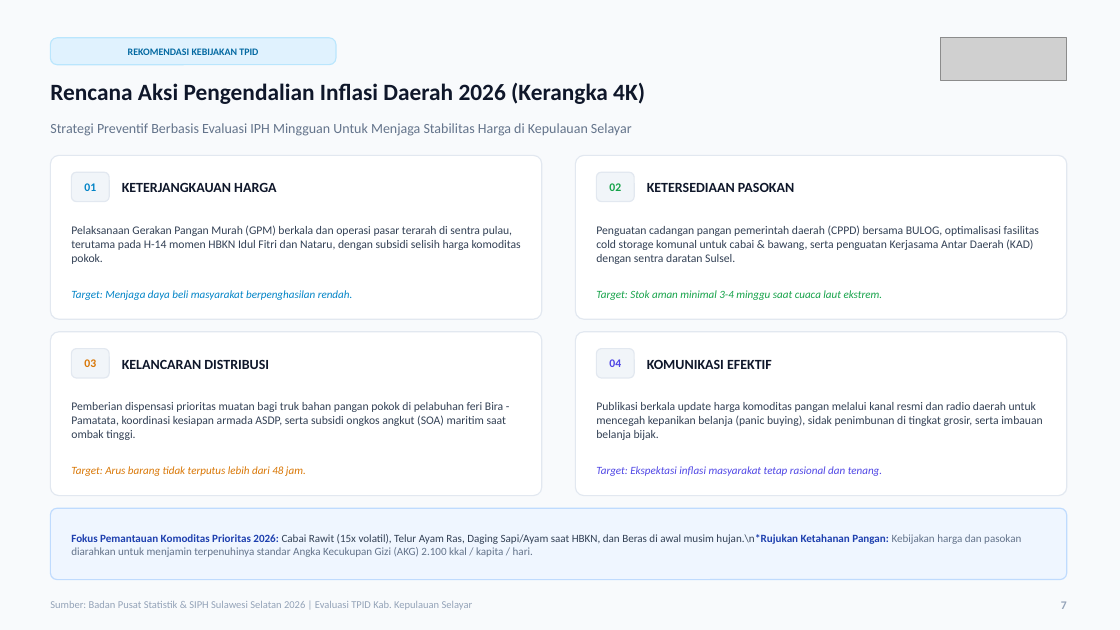
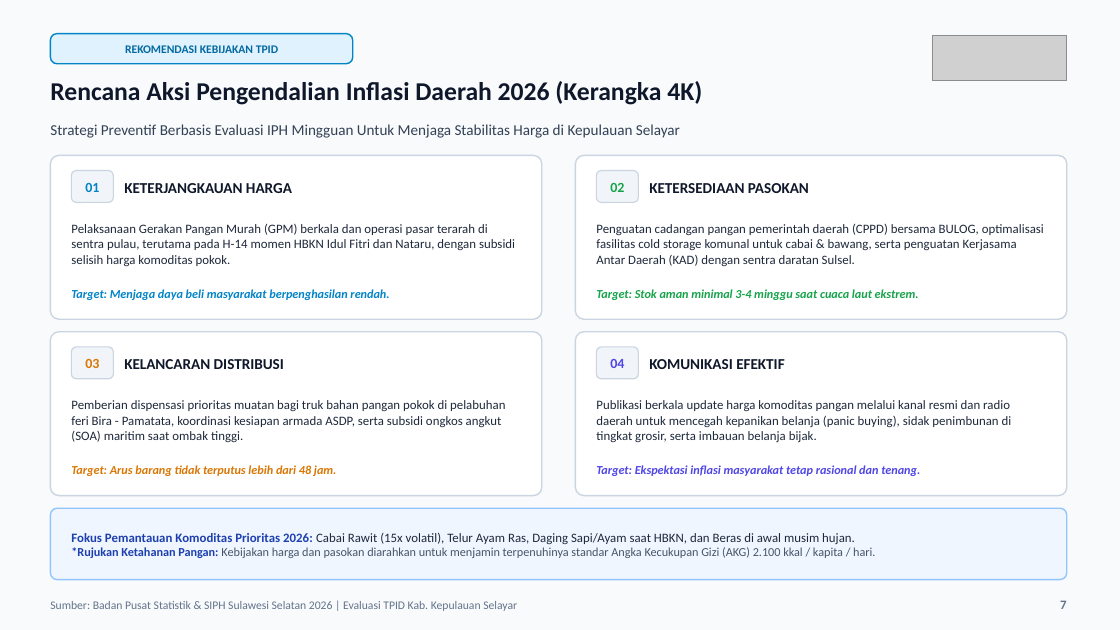
Before and after one commit to ridsonap/siph, a slide deck: slide 7 of Materi IPH.pptx. Drawn at 1120x630 pixels with LibreOffice and Linux fonts; fonts in the diff are those of the drawing; grey boxes stand for pictures. Boxes give left, top, right and bottom in pixels: in the first picture for what was removed or moved away, otherwise in the second. Text is boxed around its words. In the diff, an @@ line names an element or a change of style, - is before the commit and + after.

```diff
--- a/Materi IPH.pptx
+++ b/Materi IPH.pptx
@@ text "REKOMENDASI KEBIJAKAN TPID" at (125, 45, 278, 53): size 8.5 to 10 pt @@
@@ rounded rectangle: place and size @@
-rounded rectangle at (50, 38, 336, 65)
+rounded rectangle at (50, 34, 353, 64)
@@ rounded rectangle at (50, 34, 353, 64): outline #BAE6FD 1 pt to #0284C7 1.2 pt; proportions changed @@
@@ picture: place and size @@
-picture at (941, 38, 1067, 81)
+picture at (933, 35, 1067, 81)
@@ text "Rencana Aksi Pengendalian Inflasi Daerah ..." at (50, 81, 702, 105): size 20 to 22 pt @@
@@ text "Strategi Preventif Berbasis Evaluasi IPH ..." at (50, 124, 680, 138): size 12 to 13 pt, text colour #64748B to #334155 @@
@@ rounded rectangle: place and size @@
-rounded rectangle at (71, 172, 109, 202)
+rounded rectangle at (71, 171, 113, 202)
@@ rounded rectangle: place and size @@
-rounded rectangle at (597, 172, 634, 202)
+rounded rectangle at (597, 171, 639, 202)
@@ rounded rectangle: place and size @@
-rounded rectangle at (71, 349, 109, 378)
+rounded rectangle at (71, 347, 113, 379)
@@ outline #E2E8F0 1 pt to #CBD5E1 1.2 pt in 4 elements at (50, 155, 542, 319), (576, 155, 1067, 319), (50, 332, 542, 496), (576, 332, 1067, 496) @@
@@ size 10 to 12 pt in 4 elements at (85, 183, 99, 192), (610, 183, 624, 192), (85, 359, 99, 368), (610, 359, 624, 368) @@
@@ outline #E2E8F0 1 pt to #CBD5E1 1 pt; proportions changed in 4 elements at (71, 171, 113, 202), (597, 171, 639, 202), (71, 347, 113, 379), (597, 347, 639, 379) @@
@@ rounded rectangle: place and size @@
-rounded rectangle at (597, 349, 634, 378)
+rounded rectangle at (597, 347, 639, 379)
@@ size 12 to 13 pt in 4 elements at (124, 183, 292, 193), (649, 183, 809, 193), (124, 359, 284, 369), (649, 359, 784, 369) @@
@@ size 10 to 11 pt, text colour #334155 to #1E293B in 4 elements at (71, 224, 515, 266), (596, 224, 1044, 266), (71, 400, 505, 442), (596, 400, 1012, 442) @@
@@ size 9.5 to 10.5 pt, bold on in 4 elements at (71, 289, 389, 300), (596, 289, 919, 300), (71, 465, 337, 476), (596, 465, 920, 476) @@
@@ rounded rectangle at (50, 508, 1067, 580): outline #BFDBFE 1 pt to #93C5FD 1.2 pt @@
@@ text at (71, 533, 875, 558): text changed; size 9.5 to 10.5 pt; text colour #64748B to #475569 @@
-Fokus Pemantauan Komoditas Prioritas 2026: Cabai Rawit (15x volatil), Telur Ayam Ras, Daging Sapi/Ayam saat HBKN, dan Beras di awal musim hujan.\n*Rujukan Ketahanan Pangan: Kebijakan harga dan pasokan diarahkan untuk menjamin terpenuhinya standar Angka Kecukupan Gizi (AKG) 2.100 kkal / kapita / hari.
+Fokus Pemantauan Komoditas Prioritas 2026: Cabai Rawit (15x volatil), Telur Ayam Ras, Daging Sapi/Ayam saat HBKN, dan Beras di awal musim hujan.
+*Rujukan Ketahanan Pangan: Kebijakan harga dan pasokan diarahkan untuk menjamin terpenuhinya standar Angka Kecukupan Gizi (AKG) 2.100 kkal / kapita / hari.
@@ text "Sumber: Badan Pusat Statistik & ..." at (50, 601, 517, 611): size 9 to 10 pt, text colour #94A3B8 to #64748B @@
@@ text "7" at (1060, 600, 1066, 609): size 10 to 11 pt, text colour #94A3B8 to #64748B @@
```
Also in this commit, not shown: 7 other slides changed, 2 other files.
